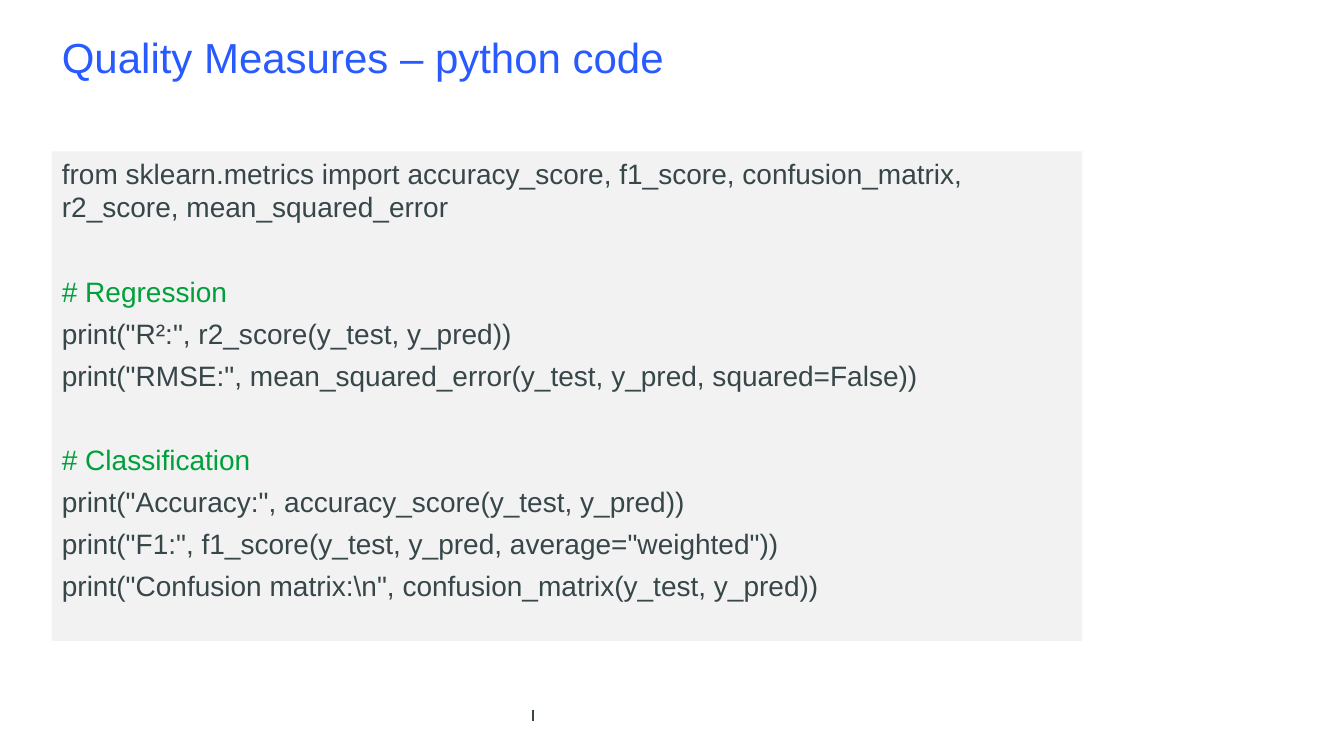
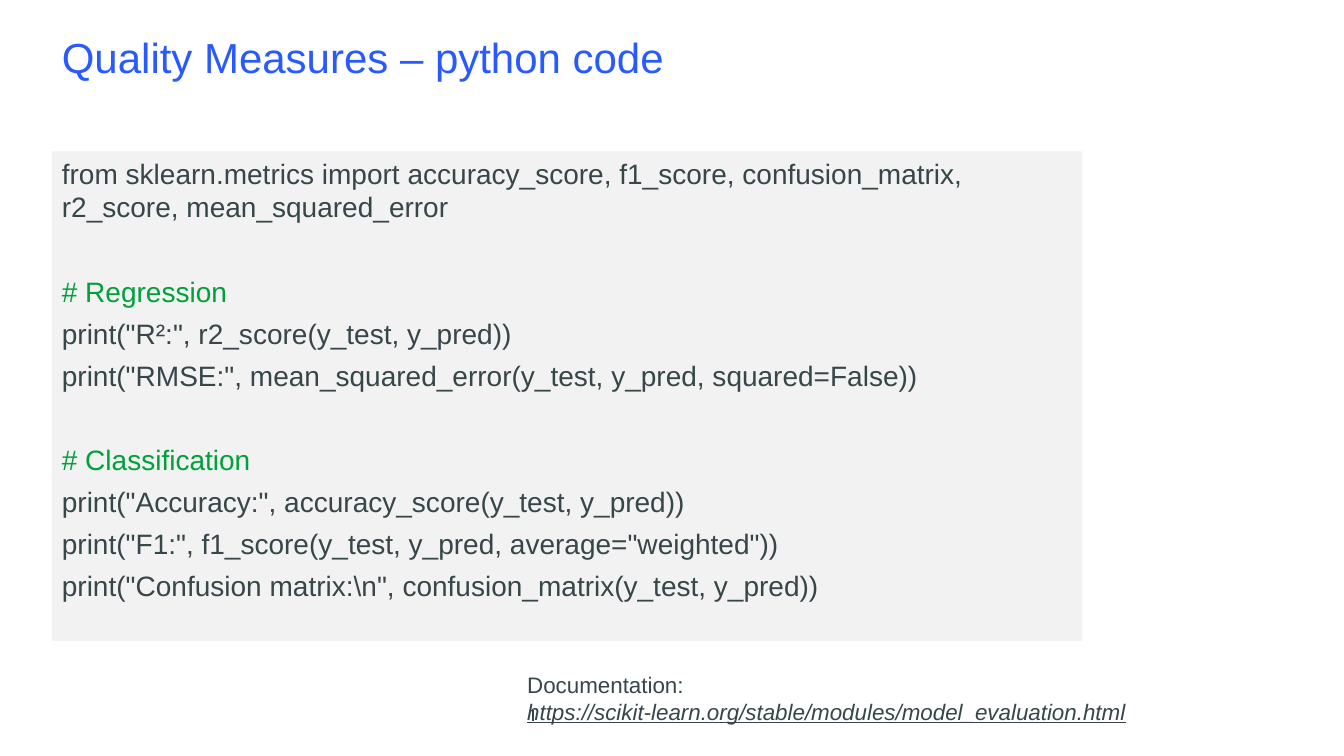
Before and after one commit to Demosthene-OR/Student-AI-and-Data-Management, a slide deck: slide 27 of Python Cheat Sheet.pptx. Drawn at 1344x756 pixels with LibreOffice and Linux fonts; fonts in the diff are those of the drawing; background and template pictures are left out. Boxes give left, top, right and bottom in pixels: in the first picture for what was removed or moved away, otherwise in the second. Text is boxed around its words. In the diff, an @@ line names an element or a change of style, - is before the commit and + after.

```diff
--- a/Python Cheat Sheet.pptx
+++ b/Python Cheat Sheet.pptx
@@ text added at (527, 676, 1125, 725), 16 pt, text #374649, italic, underline @@
+Documentation:
+https://scikit-learn.org/stable/modules/model_evaluation.html
```
Also in this commit, not shown: 9 other slides changed.
